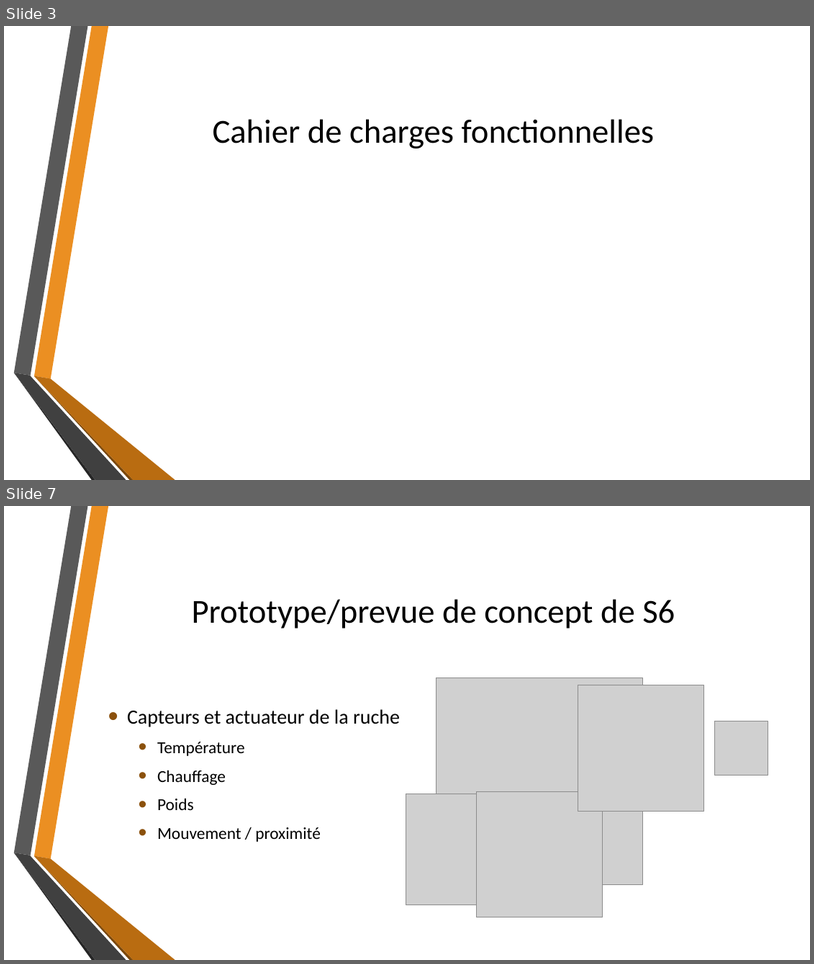
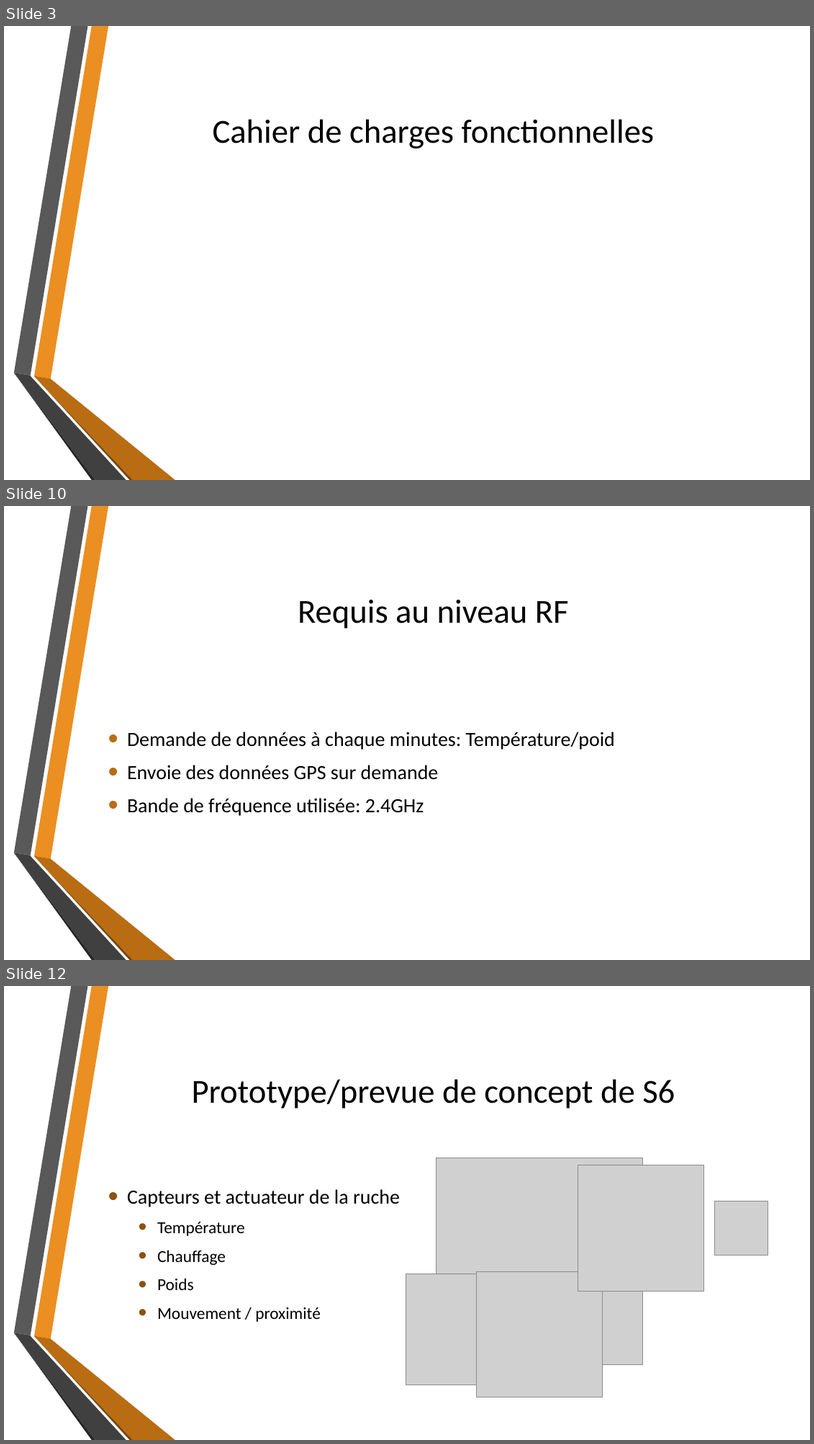
Before and after one commit to fisj2002/Projet_S6_Documentation, a slide deck: Dossier de Conception.pptx. Shown one above the other, each under a label of ours: slides 3 and 7 before the commit, slides 3, 10 and 12 after it; the slides between them are not shown. The pictures are 814x964 and 814x1444 pixels, drawn with LibreOffice and Linux fonts; fonts in the diff are those of the drawing; grey boxes stand for pictures; background and template pictures are left out. Boxes give left, top, right and bottom in pixels: in the first picture for what was removed or moved away, otherwise in the second. Text is boxed around its words. In the diff, an @@ line names an element or a change of style, - is before the commit and + after.

Commit message:
Ajout partie requis RF

```diff
--- a/Dossier de Conception.pptx
+++ b/Dossier de Conception.pptx
@@ slide 10 added at [4, 506, 810, 960], background picture (left out); not listed: 6 template elements that a slide beside it also shows @@
@@ title added at [298, 600, 569, 628], 40 pt, text #000000 @@
+Requis au niveau RF
@@ text added at [127, 731, 615, 816], 24 pt, text #000000 @@
+• Demande de données à chaque minutes: Température/poid
+• Envoie des données GPS sur demande
+• Bande de fréquence utilisée: 2.4GHz
@@ what was slide 7 is now slide 12 @@
```
Also in this commit, not shown: 3 slides changed, 4 other slides added, 1 other file.
